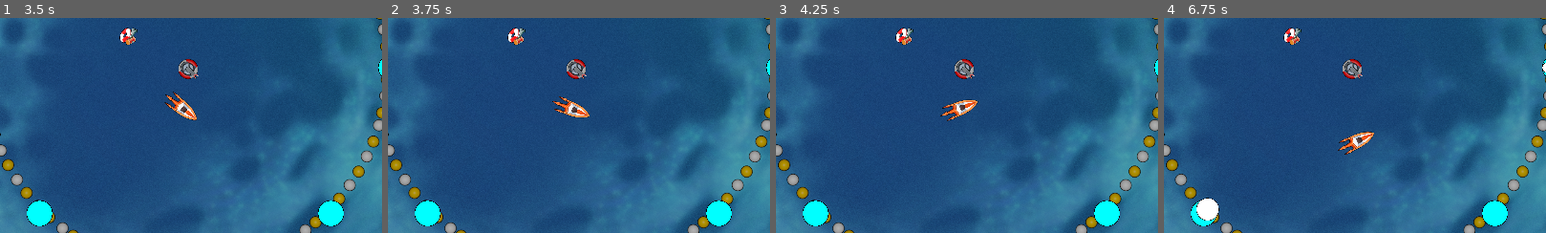
Above: before the commit, frames 1-4 (left to right).
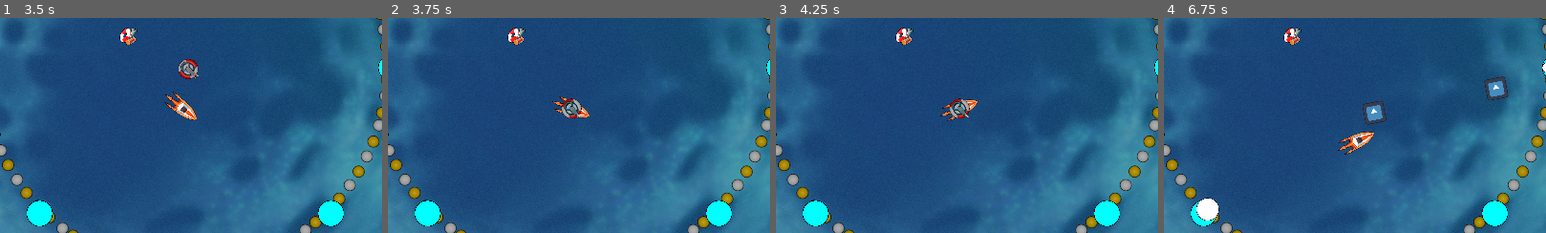
Above: after the commit, the same moments.

Repository: DarkerQueenSara/wave-defense
Game: Godot game, scene res://scenes/main_scene.tscn
The game is run twice, just before and just after one commit, with the same random seed, the same clock (stepped at 60 frames per second) and the same inputs. The engine's default icon, where the game draws it, is replaced by a stand-in: a white triangle on a blue panel in a dark square.
Inputs:
- Up to frame 1 (3.5 s): tap Enter at 0.5 s; hold Right (right) 0.53-1.28 s; tap X (towerMagnet) at 0.6, 2.85 s; hold Down (down) 1.28-2.03 s; tap Z (towerNormal) at 1.35 s; hold Right (right) 2.03-2.78 s; tap C (towerRepel) at 2.1 s; hold Up (up) from 2.78 s (still down)
- Up to frame 2 (3.75 s): release Up (up) at 3.53 s; hold A (left) from 3.53 s (still down); tap Z (towerNormal) at 3.6 s
- Up to frame 3 (4.25 s): keep holding A (left)
- Up to frame 4 (6.75 s): tap one key every 0.75 s from 4.35 s: C (towerRepel) X (towerMagnet) Z (towerNormal) C (towerRepel); release A (left) at 5.03 s; hold Down (down) 5.03-5.78 s; hold Right (right) 5.78-6.53 s; hold Up (up) from 6.53 s (still down)
The pictures show only the part of the screen within x 26-76%, y 38-88%; the shares and areas given below are measured in that part.

Frame 1 is identical in both runs. In frame 2, 0.8% of the frame differs, in the area x 45-52%, y 19-47%; in frame 3, 0.8%; in frame 4, 1.5%, in the area x 46-91%, y 19-50%.

Commit message:
add timer

Diff:
--- a/scripts/tower.gd
+++ b/scripts/tower.gd
@@ -15,7 +15,8 @@
 
 # Called every frame. 'delta' is the elapsed time since the previous frame.
 func _process(delta: float) -> void:
-	pass
+	if Time.get_ticks_msec() - activation_time >= 3.0:
+		get_tree().free()
 
 
 func _on_area_entered(area: Area2D) -> void:
--- a/scripts/turret_base.gd
+++ b/scripts/turret_base.gd
@@ -17,6 +17,8 @@
 			t_collision.connect(child.t_collision_func)
 
 func _physics_process(delta: float) -> void:
+	if Time.get_ticks_msec() - activation_time >= 3000.0:
+		queue_free()
 	if (enemy_array.size() > 0):
 		select_enemy();
 		turn()
